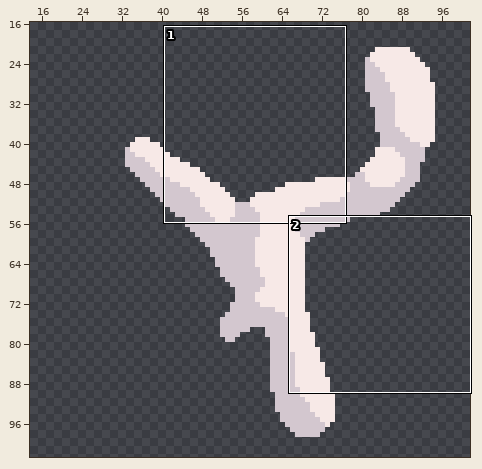
File history of a sprite sheet, sprites/blocks/environment/red-tree2.png. The picture above shows the old version from afar; the outline marks the close-up.
Close-up. Before the commit:
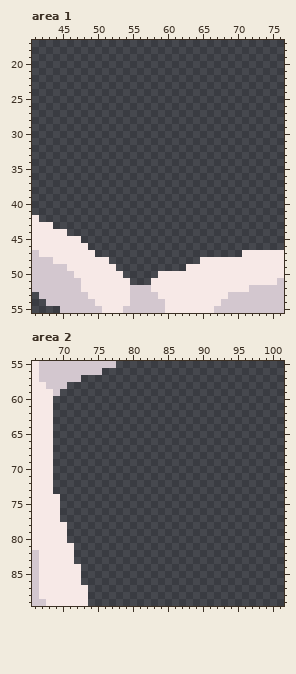
The file is 120x120 pixels. Pixels under 10% opacity are left out. Colours within 5 levels of each other are drawn and written as one. Shown: area 1: x 41..76, y 17..55; area 2: x 66..101, y 55..89. The wide view leaves out empty margins. The commit also changed other parts of the picture, which this record leaves out.
Now the later version:
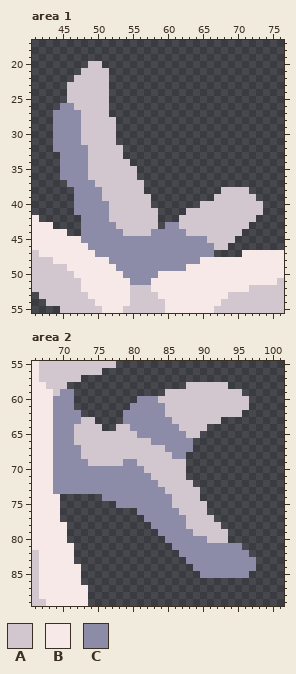
Palette (. is transparent): A #d3c7cf  B #f7e9e7  C #8c8ca8
Edits made:
Changed rows in their new state; - is an unchanged pixel.
Area 1:
first column x 44:
20 -----AA-----------------------
21 ----AAAA----------------------
22 ---AAAAA----------------------
23 --AAAAAA----------------------
24 --AAAAAA----------------------
25 --AAAAAA----------------------
26 -CCAAAAA----------------------
27 CCCCAAAA----------------------
28 CCCCAAAAA---------------------
29 CCCCAAAAA---------------------
30 CCCCAAAAA---------------------
31 CCCCAAAAA---------------------
32 CCCCCAAAAA--------------------
33 -CCCCAAAAA--------------------
34 -CCCCAAAAAA-------------------
35 -CCCCAAAAAAA------------------
36 -CCCCAAAAAAA------------------
37 --CCCCAAAAAAA-----------------
38 ---CCCCAAAAAA-----------AAAA--
39 ---CCCCAAAAAAA---------AAAAAA-
40 ---CCCCCAAAAAA-------AAAAAAAAA
41 ---CCCCCAAAAAAA----AAAAAAAAAAA
42 ----CCCCAAAAAAA---AAAAAAAAAAA-
43 ----CCCCCAAAAAA-CCAAAAAAAAAA--
44 ----CCCCCCAAAACCCCCAAAAAAAA---
45 ----CCCCCCCCCCCCCCCCCCAAAA----
46 -----CCCCCCCCCCCCCCCCCCAA-----
47 ------CCCCCCCCCCCCCCCCC-------
48 --------CCCCCCCCCCCCC---------
49 ---------CCCCCCCCCC-----------
50 ----------CCCCC---------------
51 -----------CCC----------------
Area 2:
first column x 69:
58 -------------------AAAAAA----
59 -CC-------------AAAAAAAAAAA--
60 CCC---------CCCAAAAAAAAAAAAA-
61 CCC--------CCCCCAAAAAAAAAAAA-
62 CCCC------CCCCCCAAAAAAAAAAA--
63 CCCCAA----CCCCCCCAAAAAAA-----
64 CCCAAAA--AACCCCCCCAAAA-------
65 CCCAAAAAAAAACCCCCCCAA--------
66 CCCAAAAAAAAAAACCCCCC---------
67 CCCCAAAAAAAAAAAACCCC---------
68 CCCCAAAAAAAAAAAAACC----------
69 CCCCCAAAAACCAAAAAAA----------
70 CCCCCCCCCCCCCAAAAAA----------
71 CCCCCCCCCCCCCCAAAAA----------
72 CCCCCCCCCCCCCCCAAAAA---------
73 CCCCCCCCCCCCCCCCAAAAA--------
74 -------CCCCCCCCCCAAAA--------
75 ---------CCCCCCCCAAAAA-------
76 ------------CCCCCCAAAA-------
77 -------------CCCCCCAAAA------
78 --------------CCCCCAAAAA-----
79 ---------------CCCCCAAAAA----
80 ----------------CCCCCCAAA----
81 -----------------CCCCCCCCCC--
82 ------------------CCCCCCCCCC-
83 -------------------CCCCCCCCCC
84 --------------------CCCCCCCCC
85 ---------------------CCCCCCC-
Where, in picture pixels (left, top, right, bottom), the same in both close-ups:
added: (53, 61, 263, 285)
added: (53, 382, 256, 578)
